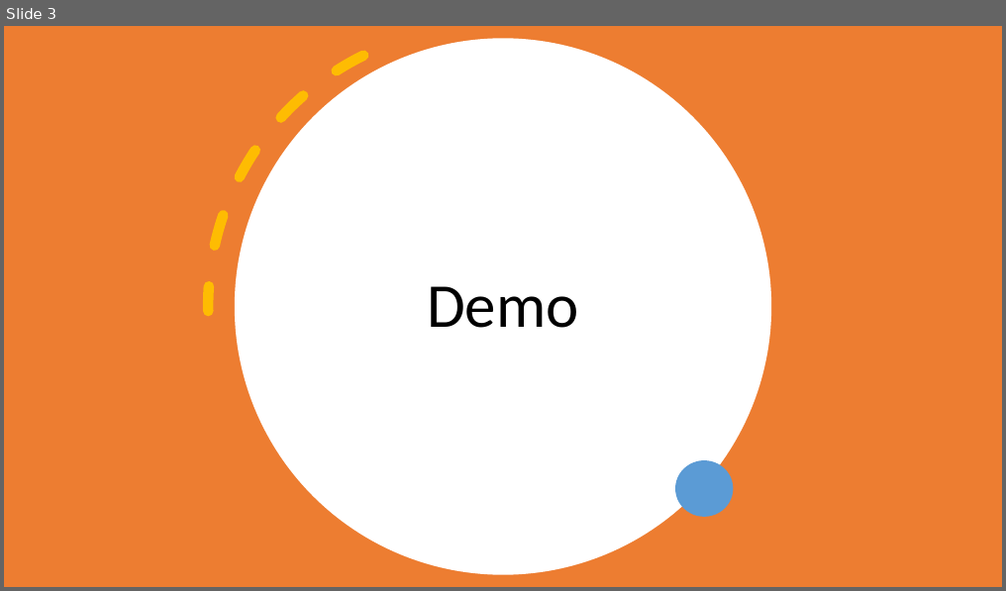
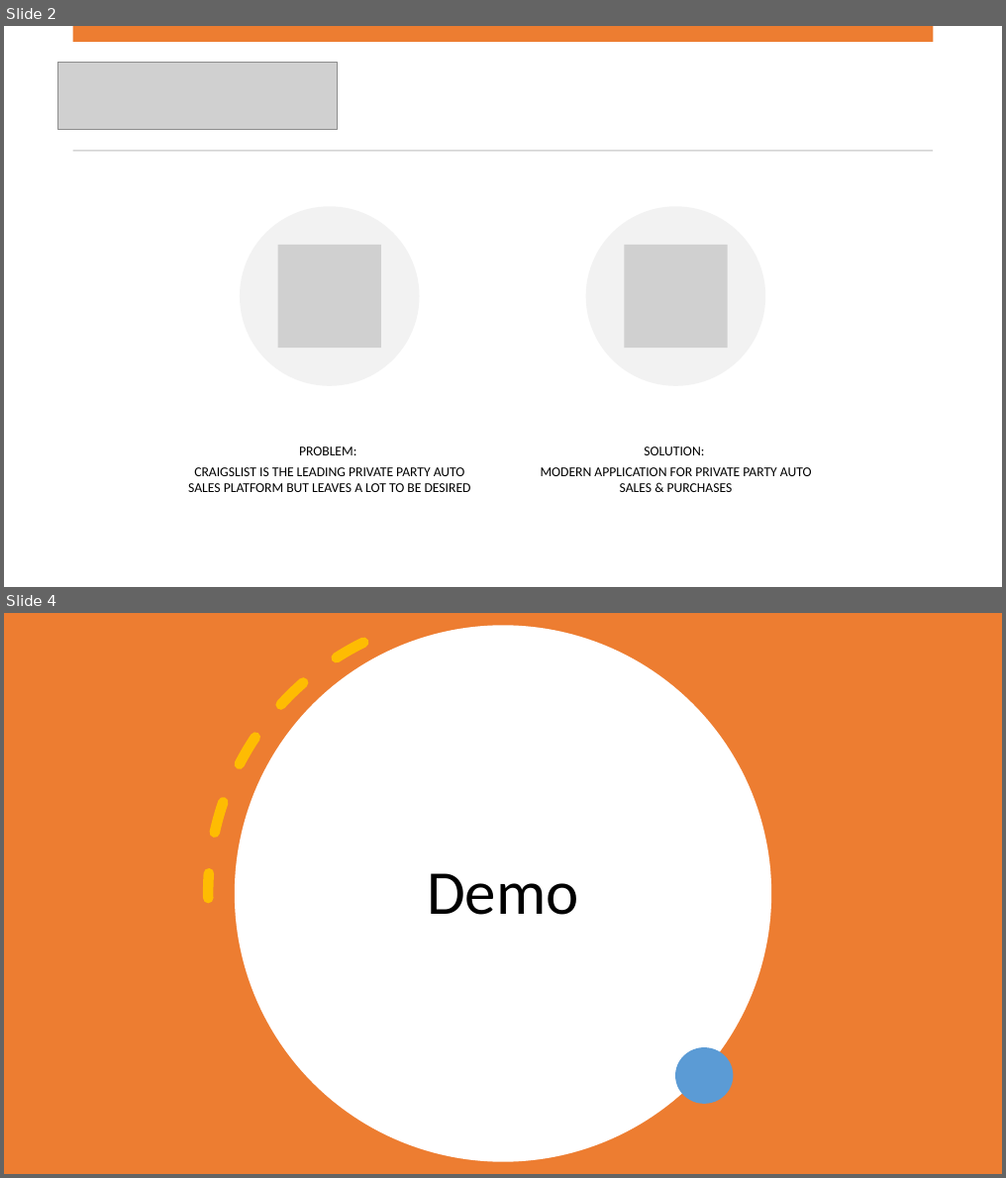
Before and after one commit to keira-mclean/capstone-cjk-be, a slide deck: Capstone3_CJK.pptx. Shown one above the other, each under a label of ours: slide 3 before the commit, slides 2 and 4 after it; the slides between them are not shown. The pictures are 1006x591 and 1006x1178 pixels, drawn with LibreOffice and Linux fonts; fonts in the diff are those of the drawing; grey boxes stand for pictures. Boxes give left, top, right and bottom in pixels: in the first picture for what was removed or moved away, otherwise in the second. Text is boxed around its words. In the diff, an @@ line names an element or a change of style, - is before the commit and + after.

```diff
--- a/Capstone3_CJK.pptx
+++ b/Capstone3_CJK.pptx
@@ slide 2 added at (4, 26, 1002, 587), background #FFFFFF @@
@@ rectangle added at (73, 26, 933, 42), fill #ED7D31 @@
@@ picture added at (57, 62, 338, 129) @@
@@ rectangle added at (73, 150, 933, 151), fill #D5D5D5 @@
@@ group added at (188, 206, 812, 492): 2 ellipses, 2 pictures, 2 texts @@
+PROBLEM:
+CRAIGSLIST IS THE LEADING PRIVATE PARTY AUTO SALES PLATFORM BUT LEAVES A LOT TO BE DESIRED
+SOLUTION:
+MODERN APPLICATION FOR PRIVATE PARTY AUTO SALES & PURCHASES
@@ what was slide 3 is now slide 4 @@
```
Also in this commit, not shown: 3 slides changed.
